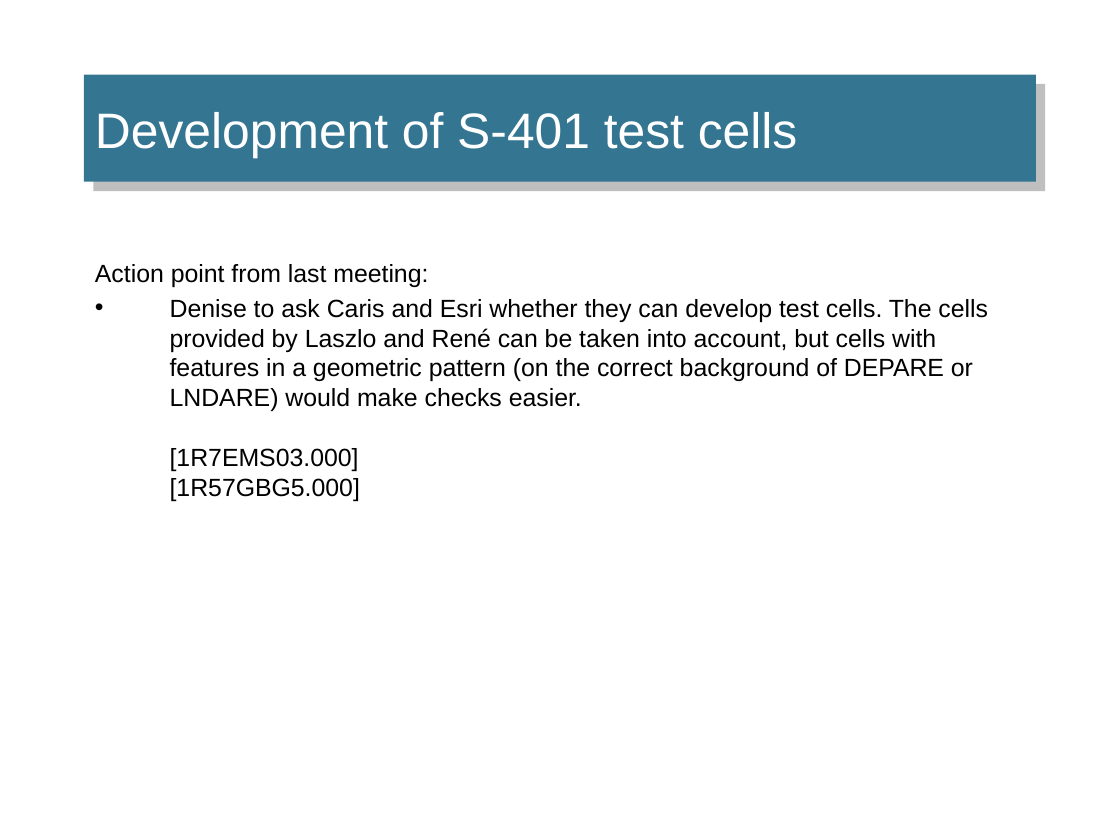
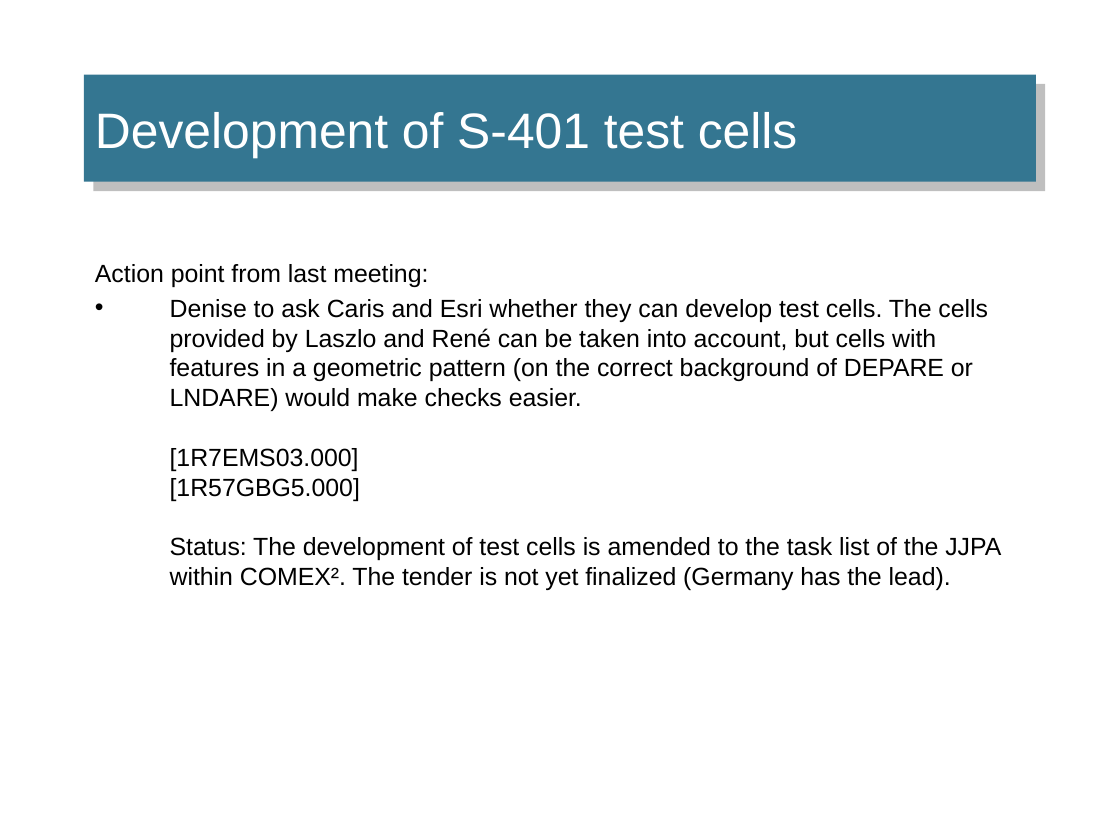
Before and after one commit to IEHG/IEHG-Meeting-2024, a slide deck: slide 100 of IEHG_2024.pptx. Drawn at 1120x840 pixels with LibreOffice and Linux fonts; fonts in the diff are those of the drawing; background and template pictures are left out. Boxes give left, top, right and bottom in pixels: in the first picture for what was removed or moved away, otherwise in the second. Text is boxed around its words. In the diff, an @@ line names an element or a change of style, - is before the commit and + after.

```diff
--- a/IEHG_2024.pptx
+++ b/IEHG_2024.pptx
@@ text at bbox=[170, 299, 1001, 590]: text changed @@
-• Denise to ask Caris and Esri whether they can develop test cells. The cells provided by Laszlo and René can be taken into account, but cells with features in a geometric pattern (on the correct background of DEPARE or LNDARE) would make checks easier.
-  [1R7EMS03.000]
-  [1R57GBG5.000]
+• Denise to ask Caris and Esri whether they can develop test cells. The cells provided by Laszlo and René can be taken into account, but cells with features in a geometric pattern (on the correct background of DEPARE or LNDARE) would make checks easier.
+  [1R7EMS03.000]
+  [1R57GBG5.000]
+  Status: The development of test cells is amended to the task list of the JJPA within COMEX². The tender is not yet finalized (Germany has the lead).
```
Also in this commit, not shown: 5 other slides changed, 1 other file.
